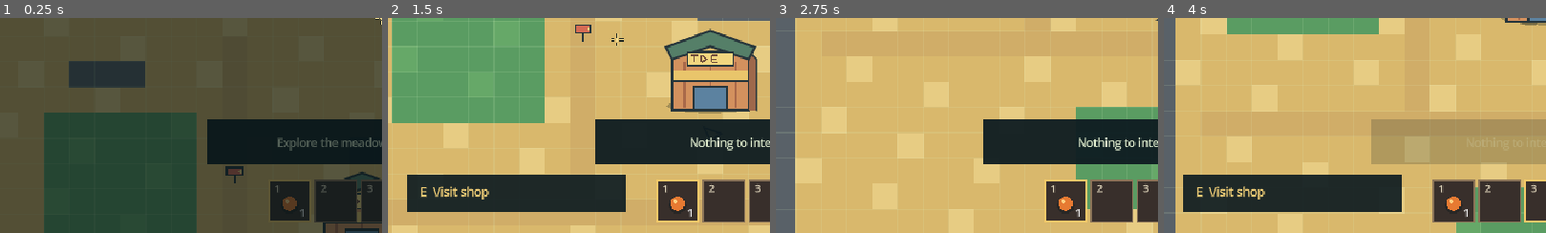
Above: before the commit, frames 1-4 (left to right).
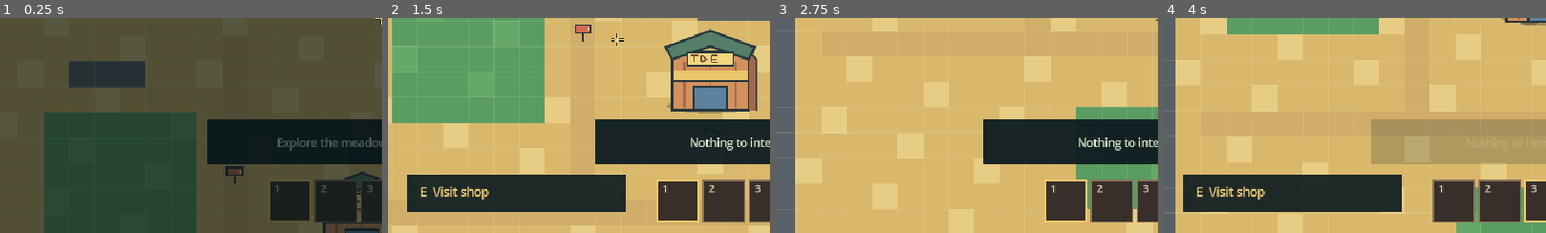
Above: after the commit, the same moments.

Repository: Neikos0493/Project_Grow
Game: Godot game, scene res://MainPond.tscn
Two runs of this game, one before a commit and one after it. Both use one fixed random seed, a clock stepped at 60 frames per second and the inputs below. This scene is started directly instead of the project's main scene.
Inputs (mouse positions are % of the whole screen's width and height, from its top left):
- Up to frame 1 (0.25 s): no input
- Up to frame 2 (1.5 s): tap Enter (ui_accept) at 0.5, 0.77 s; move the mouse to (72, 45) at 0.52 s; press the mouse at (72, 45) at 0.53 s; hold D (move_right) 0.53-1.28 s; move the mouse to (30, 55) at 1.27 s; release the mouse at (30, 55) at 1.28 s; hold S (move_down) from 1.28 s (still down); tap E (interact) at 1.35 s; click (30, 55) at 1.42 s
- Up to frame 3 (2.75 s): tap Enter (ui_accept) at 1.52 s; move the mouse to (60, 28) at 2.02 s; release S (move_down) at 2.03 s; hold D (move_right) from 2.03 s (still down); tap 1 at 2.1 s; click (60, 28) at 2.17 s
- Up to frame 4 (4 s): move the mouse to (45, 70) at 2.77 s; release D (move_right) at 2.78 s; hold W (move_up) 2.78-3.53 s; tap 2 at 2.85 s; click (45, 70) at 2.92 s; tap Enter (ui_accept) at 3.02, 3.77 s; move the mouse to (80, 65) at 3.52 s; hold A (move_left) from 3.53 s (still down); tap 3 at 3.6 s; click (80, 65) at 3.67 s
The pictures show only the part of the screen within x 0-50%, y 50-100%; the shares and areas given below are measured in that part.

The runs differ from the first frame. In frame 1, 0.2% of the frame differs, in the area x 74-80%, y 83-93%; in frame 2, 0.2%; in frame 3, 0.2%; in frame 4, 0.2%.

Commit message:
Refine orange cactus and scrolling shop

Diff:
--- a/Main.tscn
+++ b/Main.tscn
@@ -237,6 +237,13 @@
 offset_bottom = 276.0
 mouse_filter = 2
 
+[node name="ProductScrollBar" type="HScrollBar" parent="HUD/ShopPanel"]
+offset_left = 24.0
+offset_top = 246.0
+offset_right = 336.0
+offset_bottom = 262.0
+mouse_default_cursor_shape = 2
+
 [node name="HoverDetails" type="Label" parent="HUD/ShopPanel"]
 offset_left = 24.0
 offset_top = 170.0
--- a/scripts/inventory.gd
+++ b/scripts/inventory.gd
@@ -60,7 +60,7 @@
 		"max_stack": MAX_STACK,
 		"icon": "orange_seed",
 		"sell_price": 4,
-		"buy_price": 8,
+		"buy_price": 5,
 		"description": "Plant it in beach sand to grow a fan-leaf cactus.",
 	},
 	"blue_seed": {
--- a/scripts/main.gd
+++ b/scripts/main.gd
@@ -105,9 +105,6 @@
 	inventory.inventory_changed.connect(_refresh_inventory)
 	inventory.selection_changed.connect(_refresh_inventory)
 	GameState.restore_inventory(inventory)
-	if world.level_variant == "pond" and not GameState.orange_seed_granted:
-		if inventory.try_add(ORANGE_SEED):
-			GameState.orange_seed_granted = true
 	Input.set_mouse_mode(Input.MOUSE_MODE_HIDDEN)
 	shop_panel.hide()
 	radar_panel.hide()
@@ -549,23 +546,18 @@
 			if sand_cell.x < 0 or inventory.get_selected_count() <= 0 or not world.plant_orange_seed(sand_cell):
 				_show_toast(_msg("Orange seeds need nearby beach sand in the second area.", "橙色种子需要种在第二个区域附近的沙地上。"))
 				return
+			if not inventory.remove_selected():
+				world.set_farm_tilled(sand_cell)
+				_show_toast(_msg("The orange seed could not be used.", "橙色种子无法使用。"))
+				return
 			var cactus := MeadowOrangeCactus.new()
-			plants.add_child(cactus)
 			cactus.global_position = world.cell_to_world(sand_cell)
 			cactus.setup(sand_cell, player)
 			cactus.projectile_requested.connect(_on_orange_cactus_projectile_requested)
 			cactus.died.connect(_on_plant_died)
 			cactus.matured.connect(_on_plant_matured)
+			plants.add_child(cactus)
 			plant_entities[sand_cell] = int(plant_entities.get(sand_cell, 0)) + 1
-			if not inventory.consume_selected():
-				var cactus_count := int(plant_entities.get(sand_cell, 0)) - 1
-				if cactus_count <= 0:
-					plant_entities.erase(sand_cell)
-				else:
-					plant_entities[sand_cell] = cactus_count
-				world.set_farm_tilled(sand_cell)
-				cactus.queue_free()
-				return
 			_show_toast(_msg("Orange seed planted. It will mature in 3 seconds.", "橙色种子已种下，3 秒后成熟。"))
 		BLUE_SEED:
 			var water_cell := world.get_water_pointer_cell(pointer, player.global_position, player.facing)
@@ -582,16 +574,16 @@
 		MELEE_WEAPON:
 			melee_weapon.try_swing(direction)
 
-func _spawn_projectile(origin: Vector2, direction: Vector2, target_mask: int, damage: int, source: Node, tint: Color) -> void:
+func _spawn_projectile(origin: Vector2, direction: Vector2, target_mask: int, damage: int, source: Node, tint: Color, speed: float = MeadowProjectile.SPEED) -> void:
 	var projectile := MeadowProjectile.new()
 	projectiles.add_child(projectile)
-	projectile.setup(origin, direction, get_world_2d().direct_space_state, target_mask, damage, source, tint)
+	projectile.setup(origin, direction, get_world_2d().direct_space_state, target_mask, damage, source, tint, speed)
 
 func _on_orange_cactus_projectile_requested(origin: Vector2, directions: Array[Vector2]) -> void:
 	if player.dead:
 		return
 	for direction in directions:
-		_spawn_projectile(origin + direction * 14.0, direction, WORLD_MASK | PLAYER_MASK, 1, null, Color("#e77a32"))
+		_spawn_projectile(origin + direction * 14.0, direction, WORLD_MASK | PLAYER_MASK, 1, null, Color("#e77a32"), 180.0)
 
 func _on_plant_matured(cell: Vector2i) -> void:
 	world.set_farm_tilled(cell)
--- a/scripts/orange_cactus.gd
+++ b/scripts/orange_cactus.gd
@@ -12,8 +12,9 @@
 const MOVE_SPEED := 28.0
 const WANDER_INTERVAL := 2.4
 const VOLLEY_COOLDOWN := 1.6
-const VOLLEY_COUNT := 5
-const VOLLEY_SPREAD := 0.9
+const VOLLEY_COUNT := 3
+const LEAF_FAN_SPREAD := deg_to_rad(30.0)
+const LEAF_FAN_OFFSET := deg_to_rad(35.0)
 
 var cell := Vector2i.ZERO
 var target: MeadowPlayer
@@ -34,6 +35,8 @@
 	queue_redraw()
 
 func _ready() -> void:
+	process_mode = Node.PROCESS_MODE_ALWAYS
+	set_physics_process(true)
 	collision_layer = 4
 	collision_mask = 1
 	var shape_node := CollisionShape2D.new()
@@ -76,9 +79,11 @@
 
 func _fire_leaf_fan(direction: Vector2) -> void:
 	var directions: Array[Vector2] = []
-	for index in range(VOLLEY_COUNT):
-		var ratio := float(index) / float(VOLLEY_COUNT - 1)
-		directions.append(direction.rotated(lerpf(-VOLLEY_SPREAD, VOLLEY_SPREAD, ratio)))
+	for leaf_sign in [-1.0, 1.0]:
+		var leaf_direction := direction.rotated(LEAF_FAN_OFFSET * leaf_sign)
+		for index in range(VOLLEY_COUNT):
+			var ratio := float(index) / float(VOLLEY_COUNT - 1)
+			directions.append(leaf_direction.rotated(lerpf(-LEAF_FAN_SPREAD, LEAF_FAN_SPREAD, ratio)))
 	projectile_requested.emit(global_position, directions)
 
 func apply_knockback(direction: Vector2, strength: float = 52.0) -> void:
@@ -114,7 +119,10 @@
 	draw_arc(Vector2(-14, -14 + leaf_bob), 11.0, -PI * 0.8, PI * 0.8, 16, Color("#8f4b2e"), 2.0)
 	draw_arc(Vector2(14, -14 - leaf_bob), 11.0, PI * 0.2, PI * 1.8, 16, Color("#8f4b2e"), 2.0)
 	if target != null and target.global_position.distance_to(global_position) <= ATTACK_RANGE:
-		draw_arc(Vector2(0, -13), ATTACK_RANGE, -VOLLEY_SPREAD, VOLLEY_SPREAD, 24, Color(0.95, 0.55, 0.2, 0.14), 1.0, true)
+		var target_angle := (target.global_position - global_position).angle()
+		for leaf_sign in [-1.0, 1.0]:
+			var fan_center: float = target_angle + LEAF_FAN_OFFSET * float(leaf_sign)
+			draw_arc(Vector2(0, -13), ATTACK_RANGE, fan_center - LEAF_FAN_SPREAD, fan_center + LEAF_FAN_SPREAD, 16, Color(0.95, 0.55, 0.2, 0.14), 1.0, true)
 	for index in range(health):
 		draw_circle(Vector2(-8 + index * 4, -34), 1.8, Color("#f6c15a"))
 
--- a/scripts/projectile.gd
+++ b/scripts/projectile.gd
@@ -13,8 +13,9 @@
 var damage := 0
 var source: Node
 var tint := Color("#f3c969")
+var speed := SPEED
 
-func setup(origin: Vector2, aim: Vector2, space: PhysicsDirectSpaceState2D, target_mask: int = 1, hit_damage: int = 0, hit_source: Node = null, color := Color("#f3c969")) -> void:
+func setup(origin: Vector2, aim: Vector2, space: PhysicsDirectSpaceState2D, target_mask: int = 1, hit_damage: int = 0, hit_source: Node = null, color := Color("#f3c969"), projectile_speed: float = SPEED) -> void:
 	global_position = origin
 	direction = aim.normalized() if aim.length_squared() > 0.001 else Vector2.RIGHT
 	collision_space = space
@@ -22,6 +23,7 @@
 	damage = hit_damage
 	source = hit_source
 	tint = color
+	speed = projectile_speed
 	queue_redraw()
 
 func _physics_process(delta: float) -> void:
@@ -30,7 +32,7 @@
 		queue_free()
 		return
 	var from := global_position
-	var to := from + direction * SPEED * delta
+	var to := from + direction * speed * delta
 	if collision_space != null:
 		var query := PhysicsRayQueryParameters2D.create(from, to)
 		query.collision_mask = collision_mask
--- a/scripts/shop_panel.gd
+++ b/scripts/shop_panel.gd
@@ -10,6 +10,7 @@
 	{"id": "green_seed", "rect": Rect2(96, 52, 82, 108)},
 	{"id": "yellow_ball", "rect": Rect2(184, 52, 82, 108)},
 	{"id": "melee_weapon", "rect": Rect2(272, 52, 82, 108)},
+	{"id": "orange_seed", "rect": Rect2(360, 52, 82, 108)},
 ]
 const CARD_COLOR := Color("#493329")
 const CARD_HOVER_COLOR := Color("#634431")
@@ -17,12 +18,14 @@
 const GOLD := Color("#f3c969")
 
 @onready var product_hitboxes: Control = $ProductHitboxes
+@onready var scroll_bar: HScrollBar = $ProductScrollBar
 @onready var hover_details: Label = $HoverDetails
 @onready var close_button: Button = $CloseButton
 
 var inventory: MeadowInventory
 var hovered_item_id := ""
 var language := "zh"
+var scroll_offset := 0.0
 
 func set_language(value: String) -> void:
 	language = "zh" if value == "zh" else "en"
@@ -35,9 +38,16 @@
 
 func _ready() -> void:
 	mouse_filter = Control.MOUSE_FILTER_STOP
+	clip_contents = true
 	close_button.pressed.connect(_on_close_button_pressed)
+	scroll_bar.value_changed.connect(_on_scroll_changed)
+	scroll_bar.min_value = 0.0
+	scroll_bar.max_value = 442.0
+	scroll_bar.page = 360.0
+	scroll_bar.step = 1.0
 	hover_details.hide()
 	_create_product_hitboxes()
+	_update_scroll_content()
 	queue_redraw()
 
 func set_inventory(value: MeadowInventory) -> void:
@@ -54,7 +64,6 @@
 	for product in PRODUCT_LAYOUT:
 		var hitbox := Control.new()
 		hitbox.name = "%sHitbox" % str(product["id"]).capitalize()
-		hitbox.position = product["rect"].position
 		hitbox.size = product["rect"].size
 		hitbox.mouse_filter = Control.MOUSE_FILTER_STOP
 		hitbox.mouse_default_cursor_shape = Control.CURSOR_POINTING_HAND
@@ -62,6 +71,17 @@
 		hitbox.mouse_exited.connect(_on_product_mouse_exited.bind(str(product["id"])))
 		hitbox.gui_input.connect(_on_product_gui_input.bind(str(product["id"])))
 		product_hitboxes.add_child(hitbox)
+
+func _on_scroll_changed(value: float) -> void:
+	scroll_offset = value
+	_update_scroll_content()
+	queue_redraw()
+
+func _update_scroll_content() -> void:
+	for product in PRODUCT_LAYOUT:
+		var hitbox := product_hitboxes.get_node_or_null("%sHitbox" % str(product["id"]).capitalize())
+		if hitbox != null:
+			hitbox.position = product["rect"].position - Vector2(scroll_offset, 0)
 
 func _draw() -> void:
 	var panel := Rect2(0, 0, size.x, size.y)
@@ -77,6 +97,7 @@
 func _draw_product(product: Dictionary) -> void:
 	var item_id := str(product["id"])
 	var card: Rect2 = product["rect"]
+	card.position.x -= scroll_offset
 	var hovered := item_id == hovered_item_id
 	draw_rect(card, CARD_HOVER_COLOR if hovered else CARD_COLOR, true)
 	draw_rect(card, GOLD if hovered else CARD_OUTLINE, false, 2.5 if hovered else 2.0)
@@ -112,6 +133,10 @@
 		draw_circle(center + Vector2(0, 2), 15.0, Color(0.05, 0.1, 0.1, 0.35))
 		draw_circle(center, 13.0, Color("#59b35b"))
 		draw_circle(center + Vector2(-4, -4), 3.5, Color("#a3de6d"))
+	elif icon == "orange_seed":
+		draw_circle(center + Vector2(0, 2), 15.0, Color(0.05, 0.1, 0.1, 0.35))
+		draw_circle(center, 13.0, Color("#e77a32"))
+		draw_circle(center + Vector2(-4, -4), 3.5, Color("#ffd080"))
 	elif icon == "hoe":
 		draw_line(center + Vector2(-10, 14), center + Vector2(7, -11), Color("#a8754f"), 5.0)
 		draw_line(center + Vector2(2, -11), center + Vector2(15, -11), Color("#c6cbd0"), 5.0)
